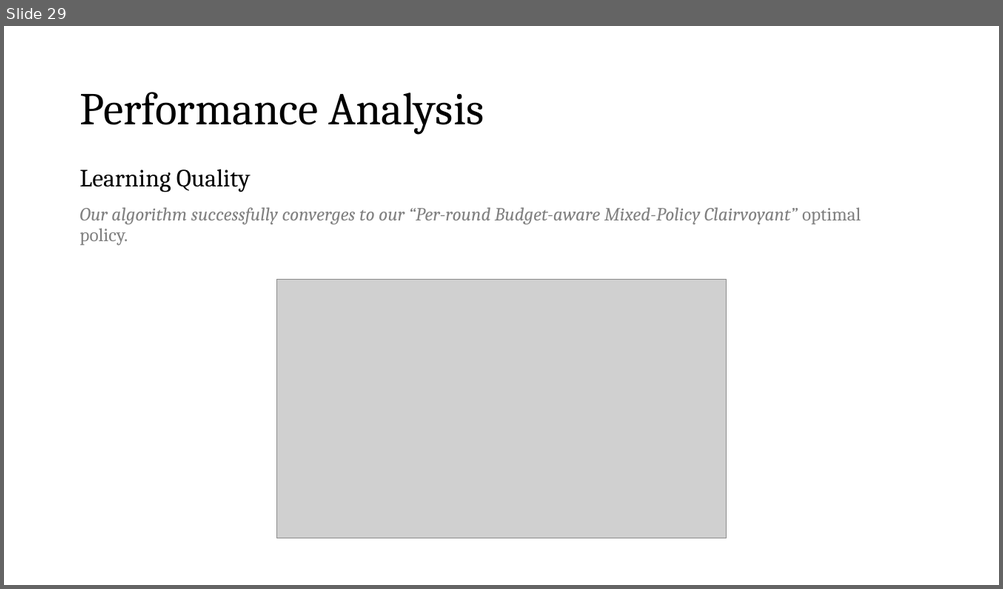
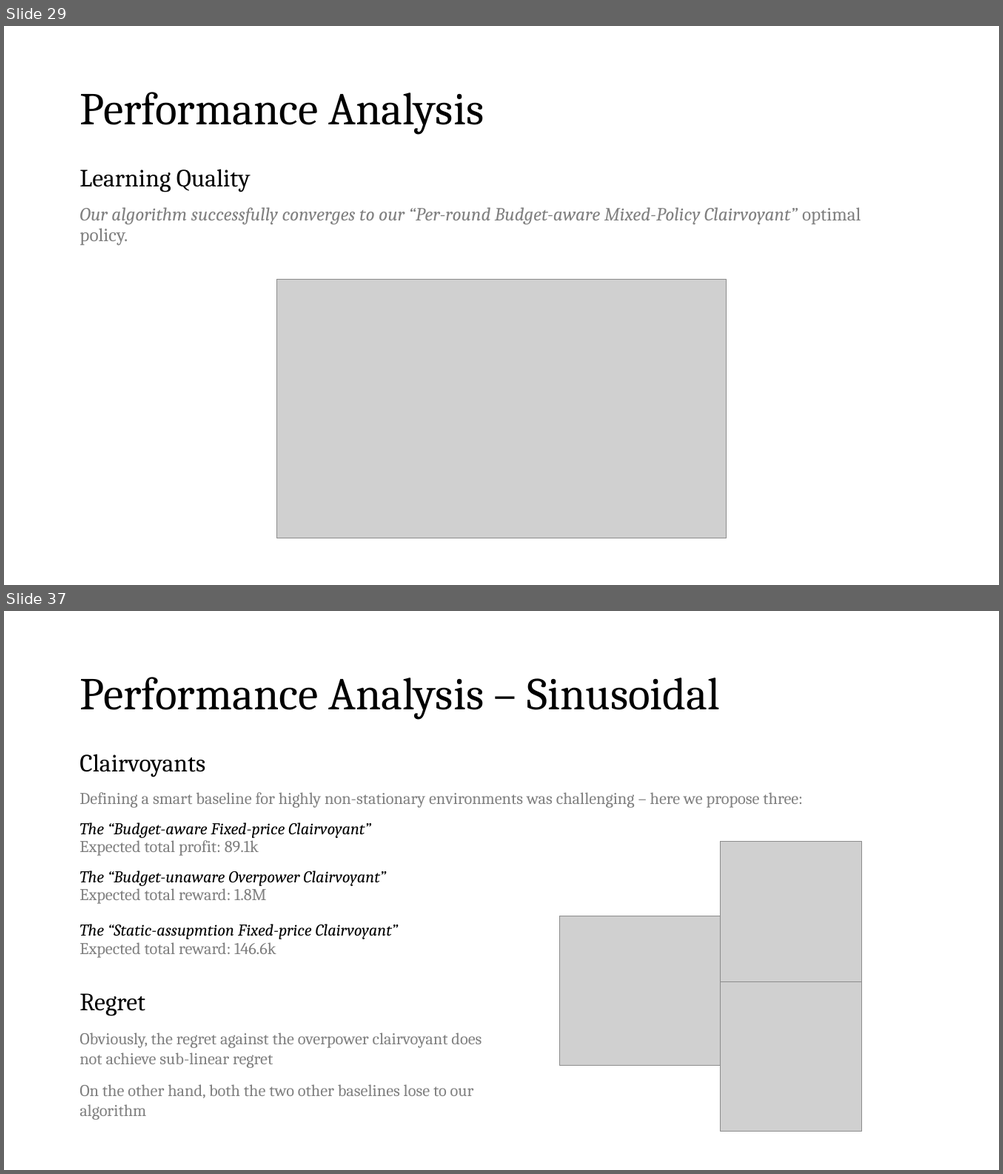
Before and after one commit to peetceenatoo/online-learning, a slide deck: Slides.pptx. Shown one above the other, each under a label of ours: slide 29 before the commit, slides 29 and 37 after it; the slides between them are not shown. The pictures are 1003x589 and 1003x1174 pixels, drawn with LibreOffice and Linux fonts; fonts in the diff are those of the drawing; grey boxes stand for pictures. Boxes give left, top, right and bottom in pixels: in the first picture for what was removed or moved away, otherwise in the second. Text is boxed around its words. In the diff, an @@ line names an element or a change of style, - is before the commit and + after.

```diff
--- a/Slides.pptx
+++ b/Slides.pptx
@@ slide 37 added at (x1=4, y1=611, x2=999, y2=1170), background #FFFFFF @@
@@ title added at (x1=79, y1=677, x2=720, y2=720), 44 pt, text #000000 @@
+Performance Analysis – Sinusoidal
@@ text added at (x1=79, y1=754, x2=802, y2=958), 16 pt, text #808080 @@
+Clairvoyants
+Defining a smart baseline for highly non-stationary environments was challenging – here we propose three:
+The “Budget-aware Fixed-price Clairvoyant”
+Expected total profit: 89.1k
+The “Budget-unaware Overpower Clairvoyant”
+Expected total reward: 1.8M
+The “Static-assupmtion Fixed-price Clairvoyant”
+Expected total reward: 146.6k
@@ picture added at (x1=720, y1=842, x2=862, y2=991) @@
@@ picture added at (x1=559, y1=916, x2=720, y2=1065) @@
@@ picture added at (x1=720, y1=982, x2=862, y2=1132) @@
@@ text added at (x1=79, y1=994, x2=481, y2=1120), 16 pt, text #808080 @@
+Regret
+Obviously, the regret against the overpower clairvoyant does not achieve sub-linear regret
+On the other hand, both the two other baselines lose to our algorithm
```
Also in this commit, not shown: 1 slide changed, 8 other slides added, 1 other file.
